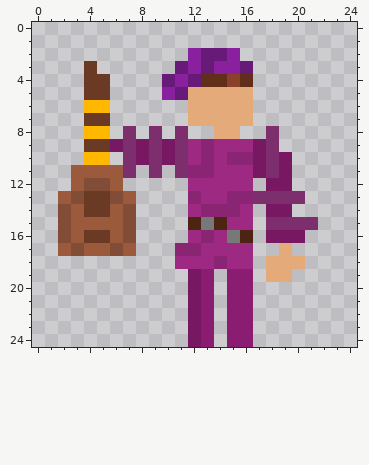
File history of a pixel-art sprite, character/Performer/Performer overworld.png. The picture above is the old version.
The file is 25x25 pixels.
The result:
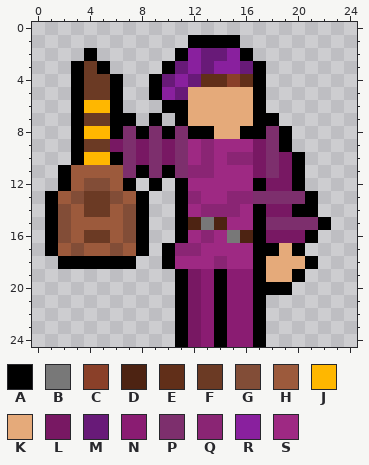
Palette (. is transparent): A #000000  B #787878  C #8a4029  D #4d2312  E #612f19  F #6b3a24  G #824d37  H #9c5a3c  J #ffb700  K #e5aa7a  L #781863  M #681a78  N #8a1c72  P #7d2f6d  Q #8a2574  R #89209e  S #9e2983
The commit says: added outlines Added a black outline to all the overworld sprites
Difference:
The author put colour A in row 1 at x 12 to 15; in row 2 at x 4, 11 and 16; in row 3 at x 3, 5, 10 and 17; in rows 4 to 5 at x 3, 6, 9 and 17; in row 6 at x 3, 6, 10 to 11 and 17; in row 7 at x 3, 6 to 7, 9, 11 and 17 to 18.
The author put colour A in row 8 at x 3, 6, 8, 10, 12 to 13, 16 to 17 and 19; in row 9 at x 3 and 19; in row 10 at x 3, 6 and 20; in row 11 at x 2, 8, 10 and 20; in row 12 at x 2, 7, 9, 11, 17 and 20; in row 13 at x 1, 8, 11 and 21.
The author put colour A in row 14 at x 1, 8, 11, 17 and 20 to 21; in row 15 at x 1, 8, 11, 17 and 22; in row 16 at x 1, 8, 11, 17 and 21; in row 17 at x 1, 8, 10, 17 to 18 and 20; in row 18 at x 2 to 7, 10, 17 and 21; in row 19 at x 11, 14, 17 and 20.
The author put colour A in row 20 at x 11, 14 and 17 to 19; in rows 21 to 24 at x 11, 14 and 17.
Where, in picture pixels (left, top, right, bottom), the same in both pictures:
added: (45, 35, 331, 347)
